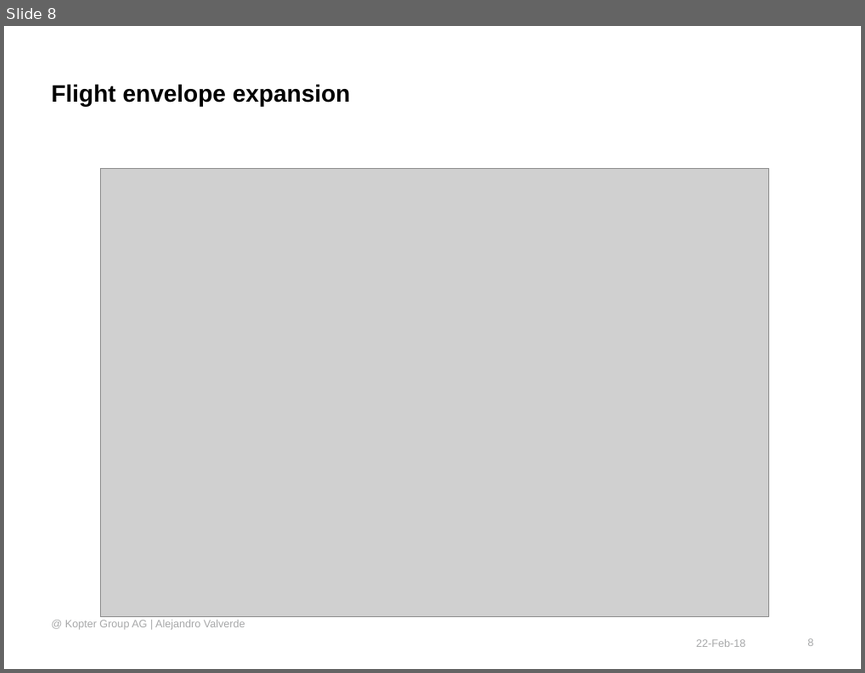
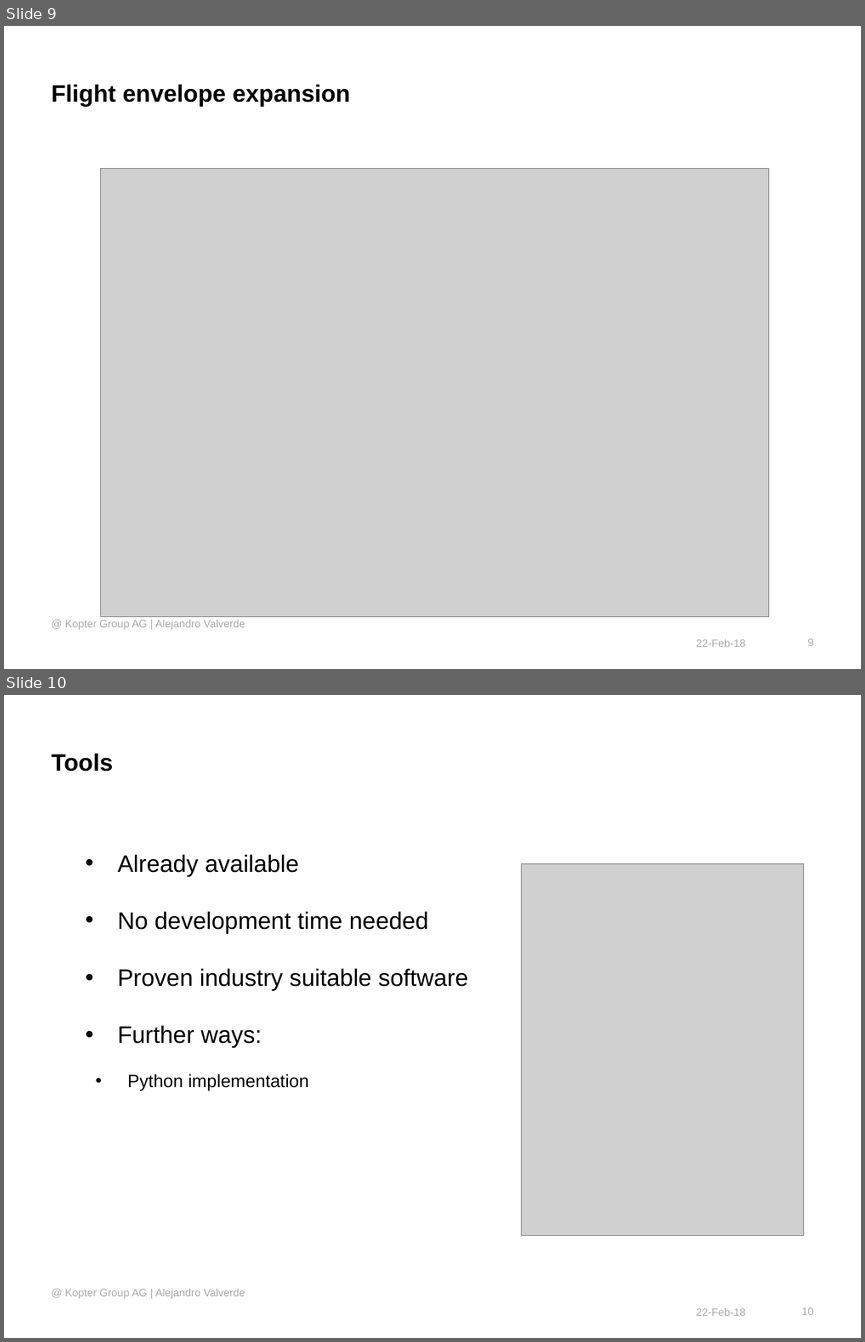
Before and after one commit to wuyou33/kopter, a slide deck: s_id/docs/System Identification to support Flight Test activities - proposal.pptx. Shown one above the other, each under a label of ours: slide 8 before the commit, slides 9 and 10 after it. The pictures are 865x673 and 865x1342 pixels, drawn with LibreOffice and Linux fonts; fonts in the diff are those of the drawing; grey boxes stand for pictures; background and template pictures are left out. Boxes give left, top, right and bottom in pixels: in the first picture for what was removed or moved away, otherwise in the second. Text is boxed around its words. In the diff, an @@ line names an element or a change of style, - is before the commit and + after.

```diff
--- a/s_id/docs/System Identification to support Flight Test activities - proposal.pptx
+++ b/s_id/docs/System Identification to support Flight Test activities - proposal.pptx
@@ slide 10 added at (4, 695, 861, 1338), background #FFFFFF @@
@@ title added at (52, 753, 114, 771), 20 pt, text #000000, bold @@
+Tools
@@ text added at (118, 854, 468, 1091), 20 pt, text #000000 @@
+• Already available
+• No development time needed
+• Proven industry suitable software
+• Further ways:
+    • Python implementation
@@ picture added at (522, 864, 803, 1236) @@
@@ text added at (65, 1288, 245, 1299), 9 pt, text #A7A8A9 @@
+@ Kopter Group AG | Alejandro Valverde
@@ text added at (696, 1308, 745, 1315), 9 pt, text #A7A8A9 @@
+22-Feb-18
@@ page number added at (801, 1307, 813, 1315), 9 pt, text #A7A8A9 @@
+10
@@ what was slide 8 is now slide 9 @@
```
Also in this commit, not shown: 2 slides changed, 2 other slides added.
